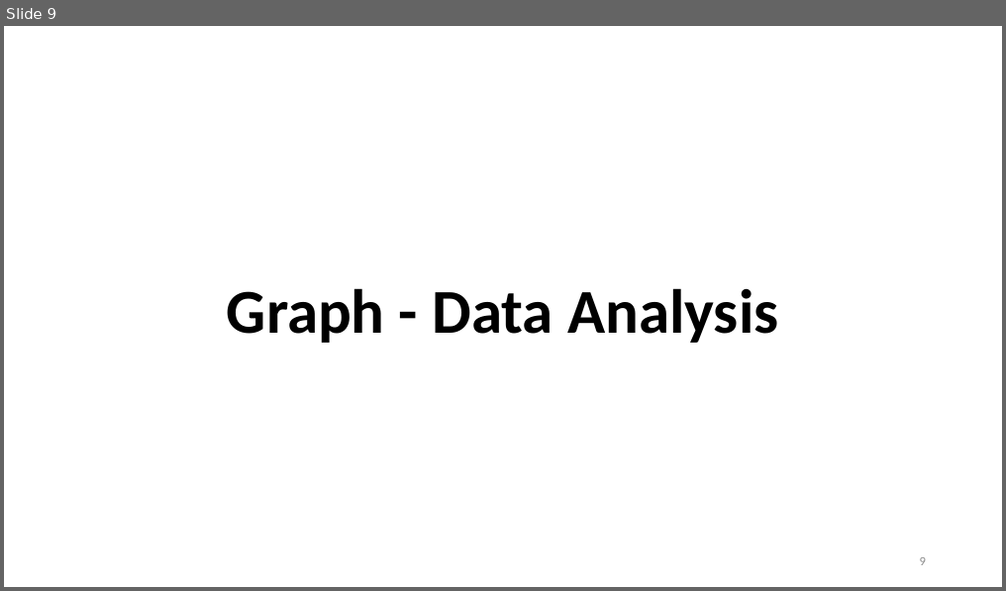
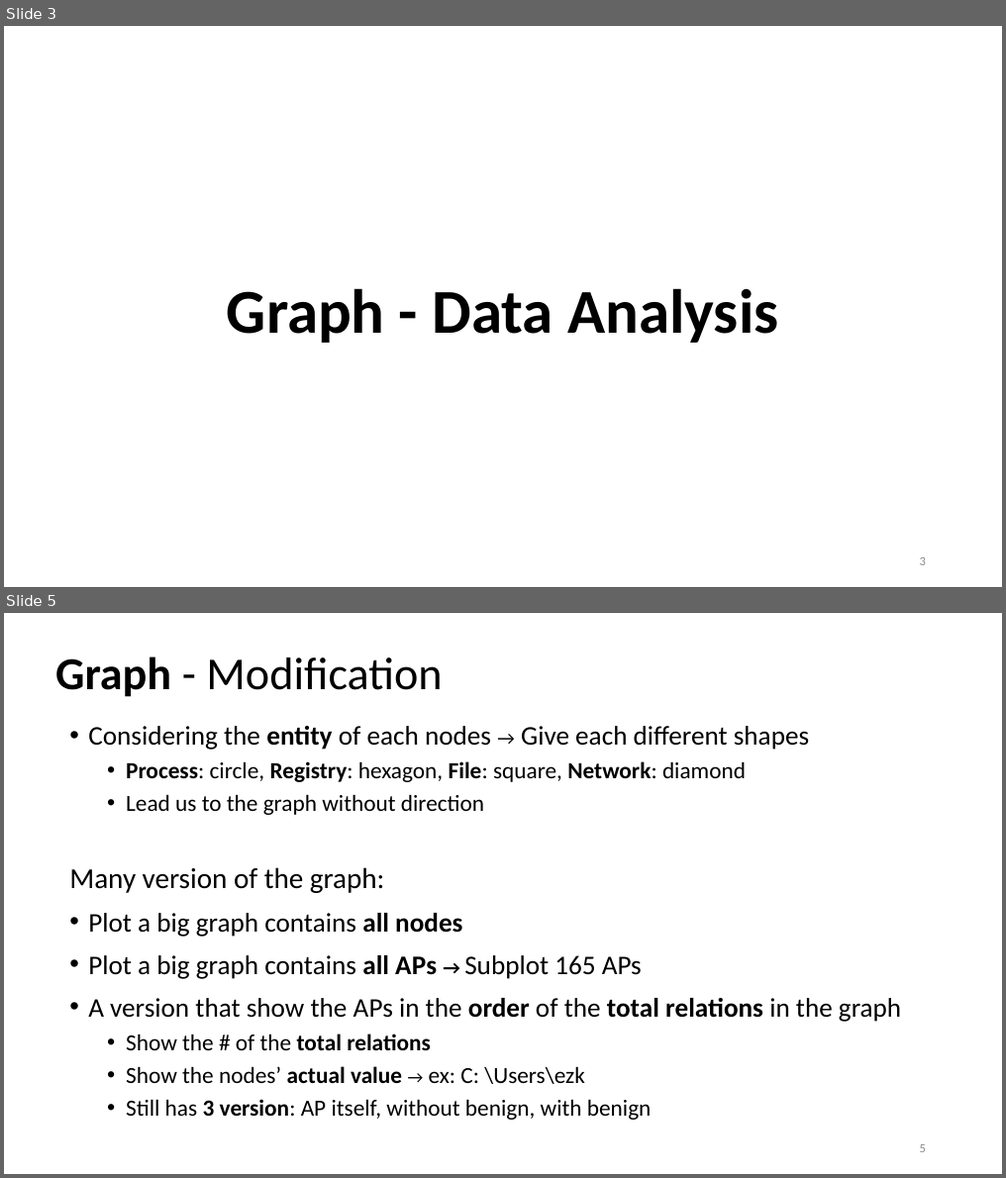
Before and after one commit to Bai1026/Intern-IIS, a slide deck: Meeting/Presentation_0802.pptx. Shown one above the other, each under a label of ours: slide 9 before the commit, slides 3 and 5 after it; the slides between them are not shown. The pictures are 1006x591 and 1006x1178 pixels, drawn with LibreOffice and Linux fonts; fonts in the diff are those of the drawing. Boxes give left, top, right and bottom in pixels: in the first picture for what was removed or moved away, otherwise in the second. Text is boxed around its words. In the diff, an @@ line names an element or a change of style, - is before the commit and + after.

```diff
--- a/Meeting/Presentation_0802.pptx
+++ b/Meeting/Presentation_0802.pptx
@@ slide 5 added at [4, 613, 1002, 1174], background #FFFFFF @@
@@ title added at [55, 657, 442, 697], 44 pt, text #000000 @@
+Graph - Modification
@@ text added at [69, 726, 901, 1120], 22.2 pt, text #000000 @@
+• Considering the entity of each nodes → Give each different shapes
+  • Process: circle, Registry: hexagon, File: square, Network: diamond
+  • Lead us to the graph without direction
+Many version of the graph:
+• Plot a big graph contains all nodes
+• Plot a big graph contains all APs → Subplot 165 APs
+• A version that show the APs in the order of the total relations in the graph
+  • Show the # of the total relations
+  • Show the nodes’ actual value → ex: C: \Users\ezk
+  • Still has 3 version: AP itself, without benign, with benign
@@ page number added at [920, 1145, 926, 1153], 12 pt, text #8C8C8C @@
+5
@@ what was slide 9 is now slide 3 @@
@@ page number at [920, 558, 926, 566]: text changed @@
-9
+3
```
Also in this commit, not shown: 7 slides changed, 11 other slides added, 9 slides removed, 47 other files.
